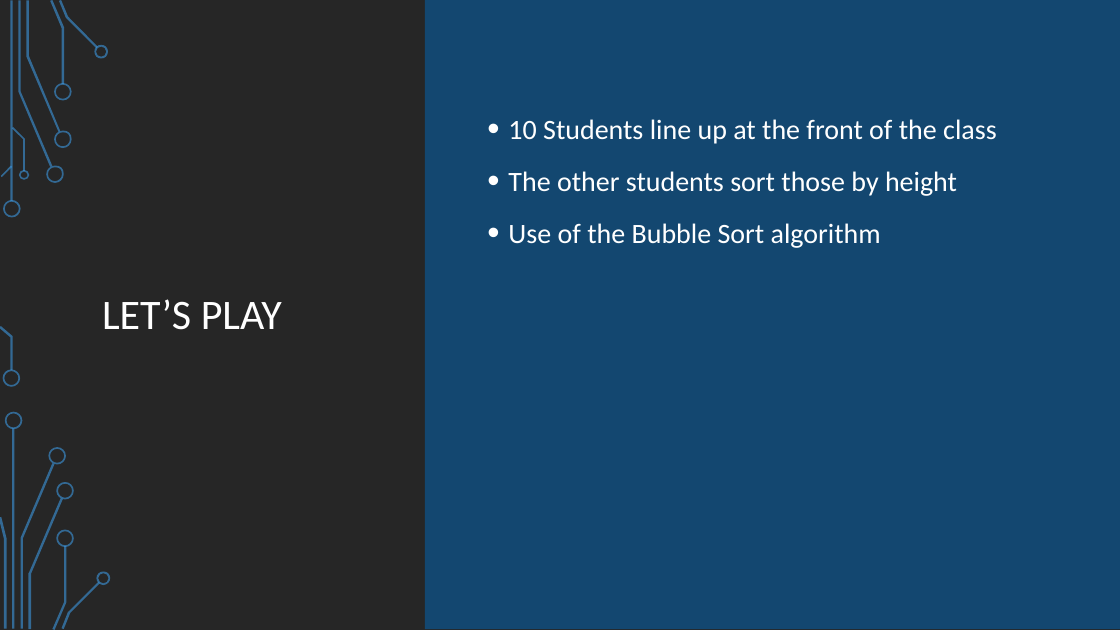
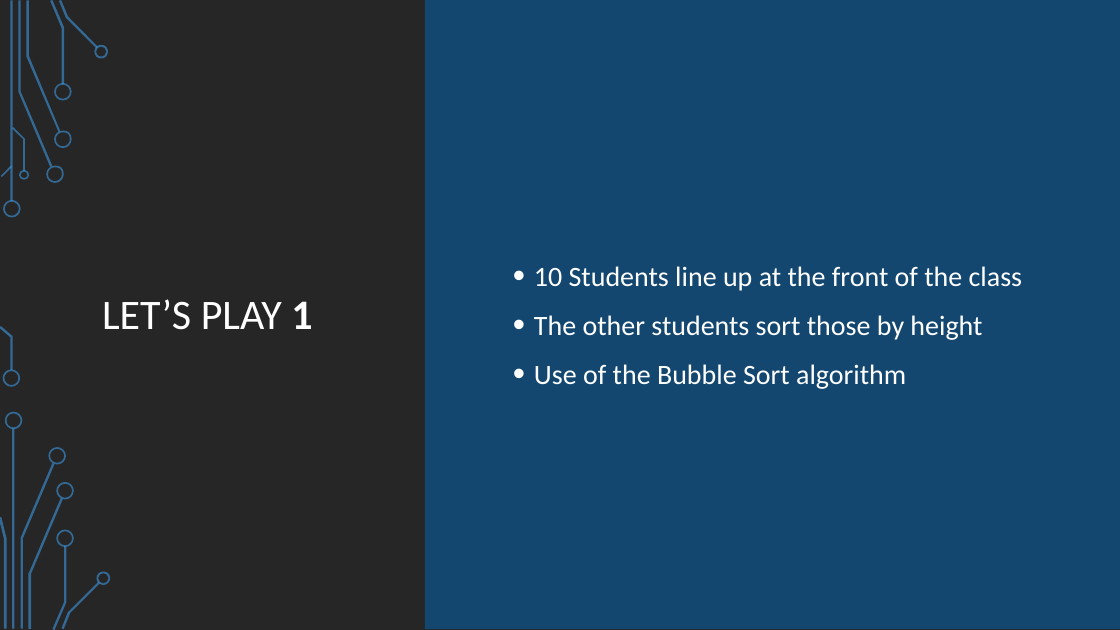
Before and after one commit to Fabianstw/MiniGamesArduino, a slide deck: slide 39 of LearningUnit/Presentation/BubbleSortTheoryWeek1.pptx. Drawn at 1120x630 pixels with LibreOffice and Linux fonts; fonts in the diff are those of the drawing; background and template pictures are left out. Boxes give left, top, right and bottom in pixels: in the first picture for what was removed or moved away, otherwise in the second. Text is boxed around its words. In the diff, an @@ line names an element or a change of style, - is before the commit and + after.

Commit message:
Update pptx and pdf with algo learn platform (only example for Bubble sort since week1 topic)

```diff
--- a/LearningUnit/Presentation/BubbleSortTheoryWeek1.pptx
+++ b/LearningUnit/Presentation/BubbleSortTheoryWeek1.pptx
@@ text "10 Students line up at ...": place and size @@
-text "10 Students line up at ..." at [508, 119, 997, 248]
+text "10 Students line up at ..." at [534, 266, 1023, 389]
@@ text "10 Students line up at ..." at [534, 266, 1023, 389]: line spacing 1.2 to 1.1 @@
@@ title at [102, 299, 312, 330]: text changed @@
-LET’S PLAY
+LET’S PLAY 1
```
Also in this commit, not shown: 3 other slides changed, 1 slide added, 2 other files.
